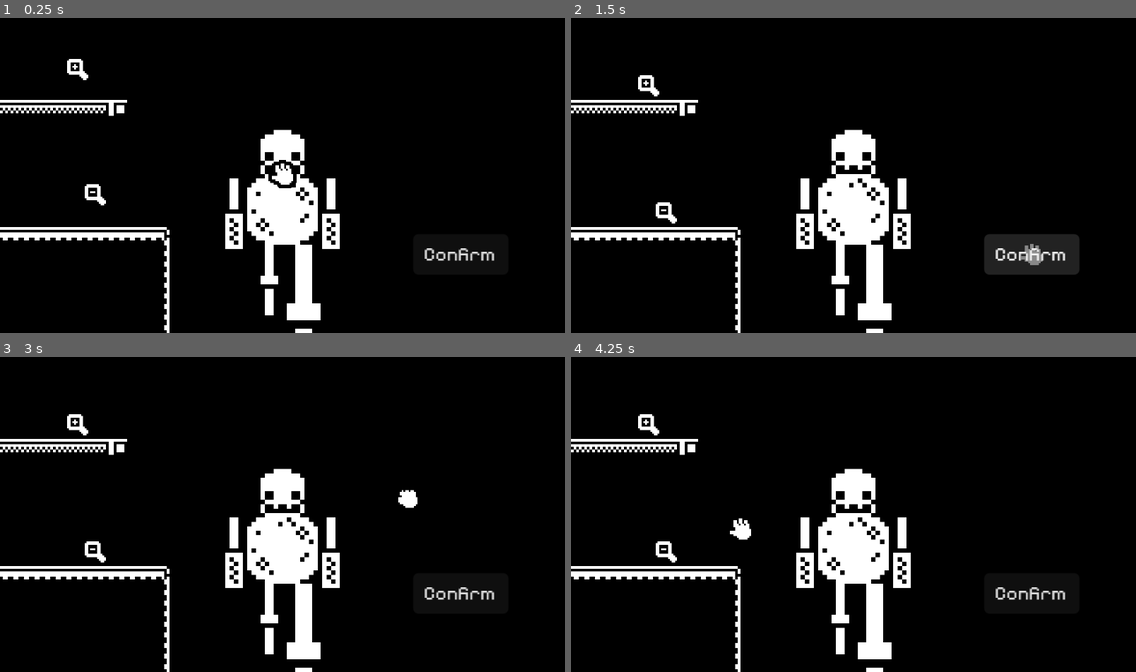
Above: before the commit, frames 1-4 (two rows, left to right).
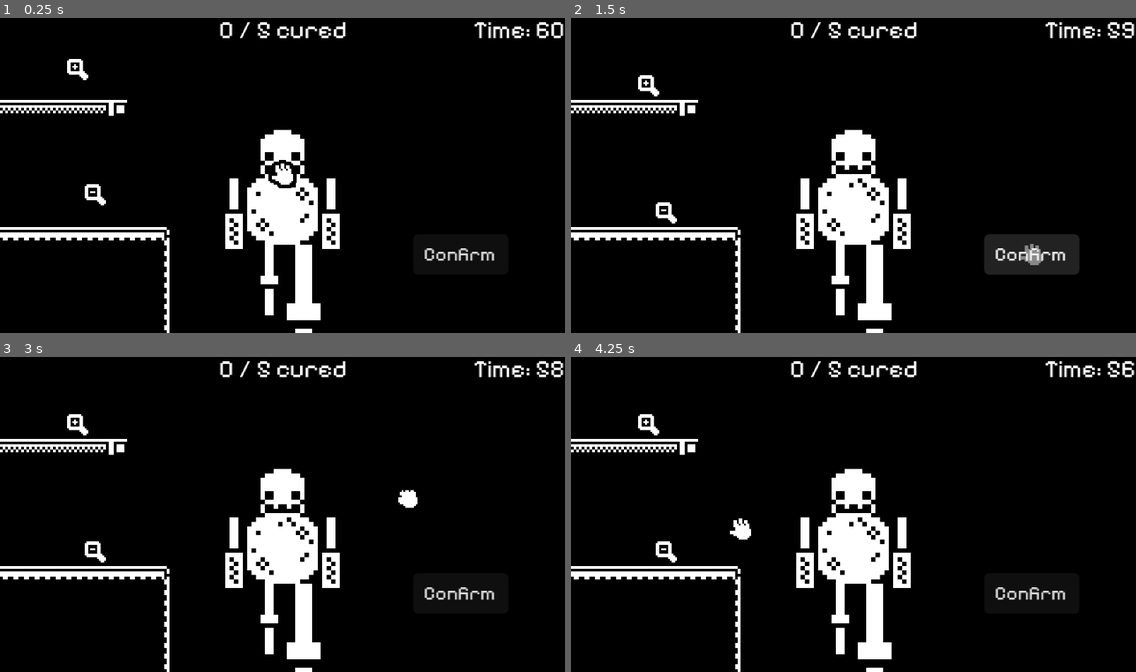
Above: after the commit, the same moments.

Repository: SushiOnToast/out-of-scale
Game: Godot game, scene res://scenes/level.tscn
Two runs of this game, one before a commit and one after it. Both use one fixed random seed, a clock stepped at 60 frames per second and the inputs below.
Inputs (mouse positions are in pixels of both pictures, inside the frame that each line leads up to):
- Up to frame 1 (0.25 s): no input
- Up to frame 2 (1.5 s): click "Confirm" at 0.5 s; click "Confirm" at 1.25 s
- Up to frame 3 (3 s): click "Confirm" at 2 s; tap Enter at 2.75 s; move the mouse to (406, 498) at 2.77 s; hold Right mouse button (grab) from 2.78 s (still down)
- Up to frame 4 (4.25 s): tap Space at 3.5 s; move the mouse to (740, 530) at 3.52 s; release Right mouse button (grab) at 3.53 s; click (740, 530) at 3.6 s

The runs differ from the first frame. In frame 1, 0.8% of the frame differs, in the area x 38-100%, y 1-7%; in frame 2, 0.8%; in frame 3, 0.8%; in frame 4, 0.8%.

Commit message:
add main game loop

Diff:
--- /dev/null
+++ b/scenes/UI/menu.tscn
@@ -0,0 +1,18 @@
+[gd_scene format=3 uid="uid://ccd43c3cxmrei"]
+
+[node name="Menu" type="Control" unique_id=1001180836]
+layout_mode = 3
+anchors_preset = 15
+anchor_right = 1.0
+anchor_bottom = 1.0
+grow_horizontal = 2
+grow_vertical = 2
+
+[node name="ColorRect" type="ColorRect" parent="." unique_id=58216626]
+layout_mode = 1
+anchors_preset = 15
+anchor_right = 1.0
+anchor_bottom = 1.0
+grow_horizontal = 2
+grow_vertical = 2
+color = Color(0, 0, 0, 1)
--- a/scenes/entity/entity.gd
+++ b/scenes/entity/entity.gd
@@ -5,8 +5,6 @@
 
 func _ready() -> void:
 	body_parts = find_children("*", "Area2D")
-	print(body_parts)
-
 	shape = $CollisionShape2D.shape
 
 	var shuffled_parts = body_parts.duplicate()
--- a/scenes/global.gd
+++ b/scenes/global.gd
@@ -1,9 +1,23 @@
 extends Node
-
 var minigame_mode = false
 var entity_scale = Vector2(2.5, 2.5)
+var clicks_between_minigame = 8
+var current_clicks = 0
+var parts_to_modify = 1
 
-var clicks_between_minigame = 5
-var current_clicks = 0
+var patients_cured = 0
+var patients_required = 5
+var time_remaining = 180
+var round_active = false
+var rounds_completed = 0
 
-var parts_to_modify = 1
+func start_new_round() -> void:
+	patients_cured = 0
+	round_active = true
+
+	var level = rounds_completed
+
+	patients_required = 5 + int(sqrt(level) * 3)
+	time_remaining = max(25.0, 60.0 - (level * 4.0))
+	parts_to_modify = clamp(1 + int(level / 2.0), 1, 6) # 1 more every 2 rounds
+	clicks_between_minigame = clamp(5 - int(level / 2.0), 2, 5)
--- a/scenes/level.gd
+++ b/scenes/level.gd
@@ -21,7 +21,25 @@
 	#$UI/TextureRect.texture = current_entity.outline_texture
 
 func _ready() -> void:
+	Global.start_new_round()
 	create_new_entity()
+
+func _process(delta: float) -> void:
+	if Global.round_active:
+		Global.time_remaining -= delta
+		update_timer_display()
+
+		if Global.time_remaining <= 0:
+			_on_round_failed()
+
+func update_timer_display() -> void:
+	$UI/TimerLabel.text = "Time: %d" % ceil(Global.time_remaining)
+	$UI/ScoreLabel.text = "%d / %d cured" % [Global.patients_cured, Global.patients_required]
+
+func _on_round_failed() -> void:
+	Global.round_active = false
+	print("Time's up! Cured: ", Global.patients_cured, " / ", Global.patients_required)
+	# show a "you failed" screen, or just restart — up to you
 
 func create_new_entity():
 	current_entity = entity_scenes.pick_random().instantiate() as CharacterBody2D
@@ -58,10 +76,23 @@
 	trigger_minigame(type)
 
 func _on_confirm_button_pressed() -> void:
-	if current_entity:
+	if current_entity and Global.round_active:
 		if current_entity.check_cured():
 			print("success")
+			Global.patients_cured += 1
 			current_entity.queue_free()
-			create_new_entity()
+
+			if Global.patients_cured >= Global.patients_required:
+				_on_round_success()
+			else:
+				create_new_entity()
 		else:
 			print("try again")
+
+func _on_round_success() -> void:
+	Global.round_active = false
+	Global.rounds_completed += 1
+	print("Round complete! Moving to round ", Global.rounds_completed + 1)
+	# small delay/transition here if you want, then:
+	Global.start_new_round()
+	create_new_entity()
--- a/scenes/level.tscn
+++ b/scenes/level.tscn
@@ -908,6 +908,31 @@
 theme_override_font_sizes/font_size = 11
 text = "Confirm"
 
+[node name="TimerLabel" type="Label" parent="UI" unique_id=1301363121]
+anchors_preset = 1
+anchor_left = 1.0
+anchor_right = 1.0
+offset_left = -40.0
+offset_bottom = 23.0
+grow_horizontal = 0
+theme_override_fonts/font = ExtResource("7_klq6b")
+theme_override_font_sizes/font_size = 14
+text = "timer"
+horizontal_alignment = 2
+
+[node name="ScoreLabel" type="Label" parent="UI" unique_id=1468668516]
+anchors_preset = 5
+anchor_left = 0.5
+anchor_right = 0.5
+offset_left = -20.0
+offset_right = 20.0
+offset_bottom = 23.0
+grow_horizontal = 2
+theme_override_fonts/font = ExtResource("7_klq6b")
+theme_override_font_sizes/font_size = 14
+text = "score"
+horizontal_alignment = 1
+
 [connection signal="trigger_minigame" from="Tools/ScaleUp" to="." method="_on_scale_up_trigger_minigame"]
 [connection signal="trigger_minigame" from="Tools/ScaleDown" to="." method="_on_scale_down_trigger_minigame"]
 [connection signal="pressed" from="UI/ConfirmButton" to="." method="_on_confirm_button_pressed"]
